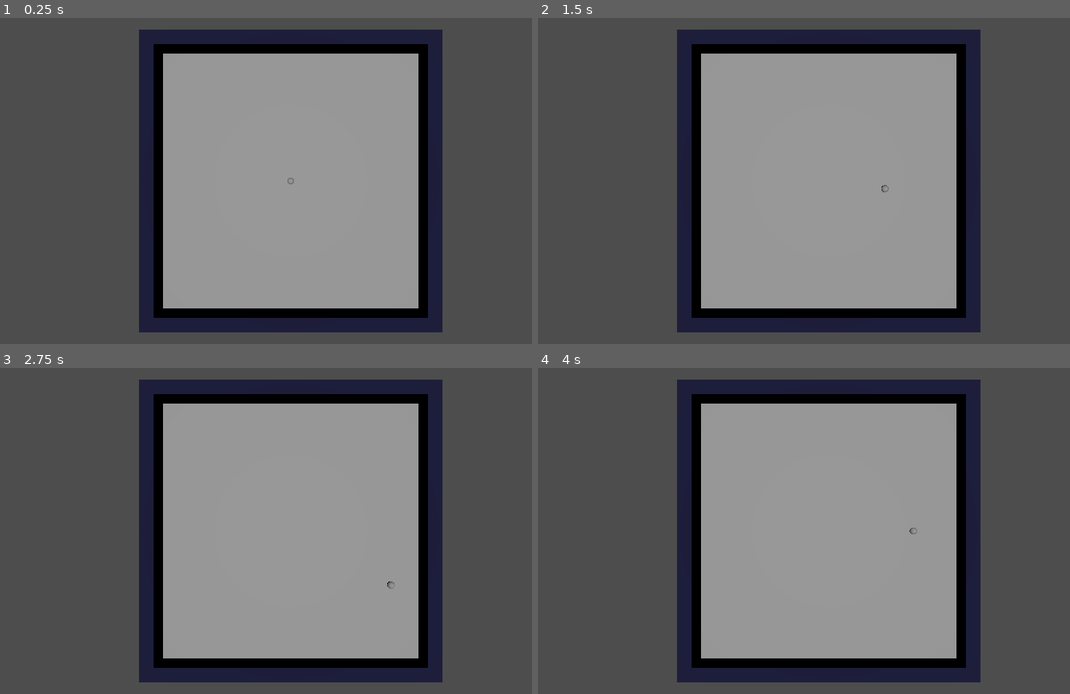
Above: before the commit, frames 1-4 (two rows, left to right).
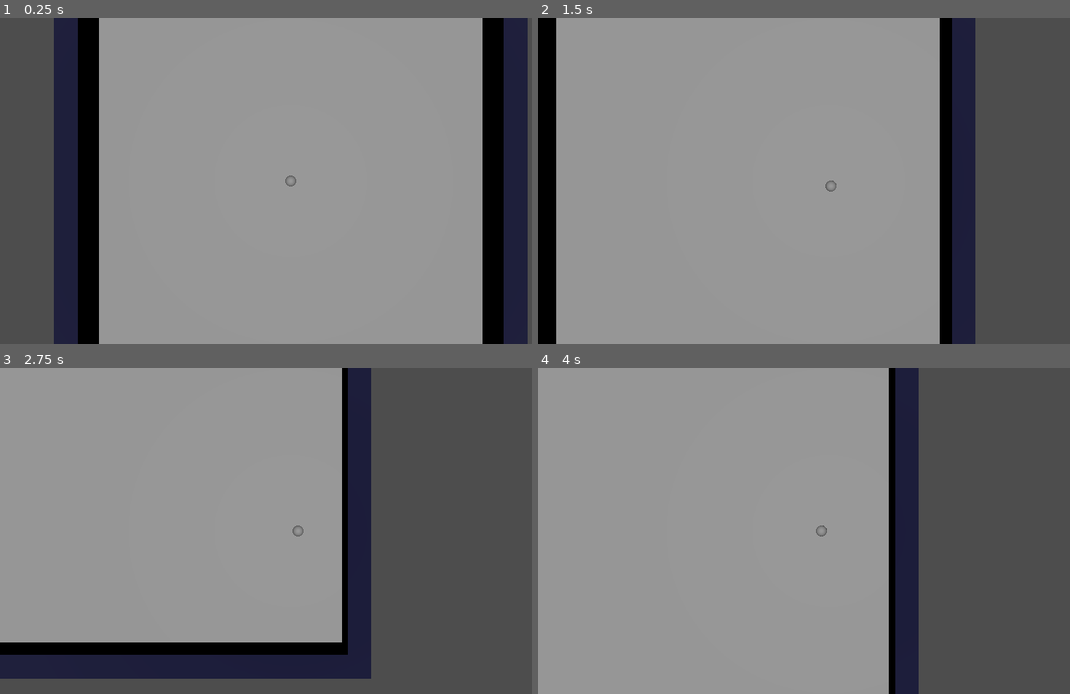
Above: after the commit, the same moments.

Repository: karstenpedersen/robo-blocks
Game: Godot game, scene res://src/scenes/game-scenes/tobias-world.tscn
Two runs of this game, one before a commit and one after it. Both use one fixed random seed, a clock stepped at 60 frames per second and the inputs below. The project has no main scene, so this scene is started directly.
Inputs (mouse positions are in pixels of both pictures, inside the frame that each line leads up to):
- Up to frame 1 (0.25 s): no input
- Up to frame 2 (1.5 s): tap Enter at 0.5 s; move the mouse to (958, 164) at 0.52 s; hold D (move_right) 0.53-1.28 s; move the mouse to (713, 197) at 1.27 s; hold S (move_down) from 1.28 s (still down)
- Up to frame 3 (2.75 s): move the mouse to (351, 459) at 2.02 s; release S (move_down) at 2.03 s; hold D (move_right) from 2.03 s (still down)
- Up to frame 4 (4 s): move the mouse to (798, 596) at 2.77 s; release D (move_right) at 2.78 s; hold W (move_up) 2.78-3.53 s; move the mouse to (1000, 579) at 3.52 s; hold A (move_left) from 3.53 s (still down)

The runs differ from the first frame. In frame 1, 52% of the frame differs, in the area x 10-100%, y 0-100%; in frame 2, 46%; in frame 3, 53%; in frame 4, 54%, in the area x 0-84%, y 0-100%.

Commit message:
Add player tracking camera

Diff:
--- a/project.godot
+++ b/project.godot
@@ -13,6 +13,11 @@
 config/name="gmtk2024"
 config/features=PackedStringArray("4.3", "GL Compatibility")
 config/icon="res://icon.svg"
+
+[autoload]
+
+ScreenShake="*res://src/systems/singletons/screen_shake.gd"
+Globals="*res://src/systems/singletons/globals.gd"
 
 [input]
 
--- a/src/scenes/game-scenes/tobias-world.tscn
+++ b/src/scenes/game-scenes/tobias-world.tscn
@@ -1,6 +1,7 @@
-[gd_scene load_steps=10 format=3 uid="uid://c872uoni7s0py"]
+[gd_scene load_steps=11 format=3 uid="uid://c872uoni7s0py"]
 
 [ext_resource type="PackedScene" uid="uid://guulovq8pyf1" path="res://src/entities/player/player.tscn" id="1_7jdfq"]
+[ext_resource type="Script" path="res://src/systems/camera/camera.gd" id="2_j6fom"]
 
 [sub_resource type="BoxShape3D" id="BoxShape3D_0o02g"]
 size = Vector3(60, 2, 60)
@@ -43,12 +44,6 @@
 [node name="DirectionalLight3D" type="DirectionalLight3D" parent="."]
 transform = Transform3D(1, 0, 0, 0, -4.37114e-08, 1, 0, -1, -4.37114e-08, 0, 3, 0)
 
-[node name="CameraPivot" type="Marker3D" parent="."]
-transform = Transform3D(1, 0, 0, 0, -4.37114e-08, 1, 0, -1, -4.37114e-08, 0, 0, 0)
-
-[node name="Camera3D" type="Camera3D" parent="CameraPivot"]
-transform = Transform3D(1, 0, 0, 0, 1, 0, 0, 0, 1, 0, 0, 30)
-
 [node name="RightWall" type="StaticBody3D" parent="."]
 
 [node name="MeshInstance3D" type="MeshInstance3D" parent="RightWall"]
@@ -88,3 +83,8 @@
 [node name="CollisionShape3D" type="CollisionShape3D" parent="BottomWall"]
 transform = Transform3D(-4.37114e-08, 0, 1, 0, 1, 0, -1, 0, -4.37114e-08, 0, 1, 19)
 shape = SubResource("ConcavePolygonShape3D_bs6xi")
+
+[node name="Camera3D" type="Camera3D" parent="." node_paths=PackedStringArray("target")]
+transform = Transform3D(1, 0, 0, 0, -4.37114e-08, 1, 0, -1, -4.37114e-08, 0, 20, 0)
+script = ExtResource("2_j6fom")
+target = NodePath("../Player")
--- /dev/null
+++ b/src/systems/camera/camera.gd
@@ -0,0 +1,67 @@
+class_name Camera
+extends Camera3D
+
+enum CameraMode {
+	NONE,
+	FOLLOW_TARGET,
+	FOLLOW_TARGET_AND_CURSOR,
+	FREE_CAM
+}
+
+
+@export_category("Camera Modes")
+@export var camera_mode: CameraMode
+@export var target: Node3D
+@export var target_cursor_values = Vector3(8, 1, 0)
+@export var free_cam_speed = 5
+@export var free_cam_sprint_scale = 2.5
+@export var camera_height = 20
+
+# Used for screen shake
+var offset = Vector3.ZERO
+
+@export_category("Smoothing")
+@export var smoothing_enabled = true
+@export_range(0, 1.0) var lock_strength = 0.2
+#@export_range(1, 10) var smoothing_distance = 10
+
+
+func _ready():
+	Globals.camera = self
+
+
+func _process(delta):
+	var new_position: Vector3
+
+	# Target is a point directly above the player
+	new_position = target.position + Vector3(0, camera_height, 0)
+
+	#match camera_mode:
+		#CameraMode.FOLLOW_TARGET_AND_CURSOR:
+			#var cursor_position = get_global_mouse_position()
+			#var viewport_size = get_viewport_rect().size
+			#var clamped = Vector2(
+				#clamp(cursor_position.x, position.x - viewport_size.x, position.x + viewport_size.x),
+				#clamp(cursor_position.y, position.y - viewport_size.y, position.y + viewport_size.y)
+			#)
+			#var k = target_cursor_values.x + target_cursor_values.y
+			#new_position = Vector2(
+				#(target.position.x * target_cursor_values.x + clamped.x * target_cursor_values.y) / k,
+				#(target.position.y * target_cursor_values.x + clamped.y * target_cursor_values.y) / k
+			#)
+		#CameraMode.FOLLOW_TARGET:
+			#new_position = target.position
+		#CameraMode.FREE_CAM:
+			#var input_direction = Input.get_vector("move_left", "move_right", "move_up", "move_down")
+			#var should_sprint = Input.is_action_pressed("sprint")
+			#var speed = free_cam_speed * max(1, int(should_sprint) * free_cam_sprint_scale)
+			#new_position = position + input_direction * speed * delta
+
+	# Smoothing
+	if smoothing_enabled:
+		new_position = lerp(position, new_position, lock_strength)
+
+	# Screen shake
+	offset = ScreenShake.get_shake_offset()
+
+	position = new_position + offset
--- /dev/null
+++ b/src/systems/singletons/globals.gd
@@ -0,0 +1,27 @@
+extends Node
+
+var camera: Camera3D
+#var is_paused = false
+#var pause_list = []
+
+#signal paused
+#signal unpaused
+
+
+#func pause(caller):
+	#var index = pause_list.find(caller)
+	#if index == -1:
+		#is_paused = true
+		#get_tree().paused = true
+		#paused.emit()
+		#pause_list.append(caller)
+#
+#
+#func unpause(caller):
+	#var index = pause_list.find(caller)
+	#if index != -1:
+		#pause_list.remove_at(index)
+		#if pause_list.size() == 0:
+			#is_paused = false
+			#get_tree().paused = false
+			#unpaused.emit()
--- /dev/null
+++ b/src/systems/singletons/screen_shake.gd
@@ -0,0 +1,25 @@
+extends Node
+
+var shake_strength = 0.0
+var shake_remain = 0.0
+var shake_length = 0.0
+var rng = RandomNumberGenerator.new()
+
+
+func _process(_delta):
+	shake_remain = max(0, shake_remain - ((1 / shake_length) * shake_strength))
+
+
+func apply_shake(strength: float, length: float):
+	if strength >= shake_strength and length > 0:
+		shake_strength = strength
+		shake_remain = strength
+		shake_length = length
+
+
+func get_shake_offset() -> Vector3:
+	return Vector3(
+		rng.randf_range(-shake_remain, shake_remain),
+		0,
+		rng.randf_range(-shake_remain, shake_remain)
+	)
